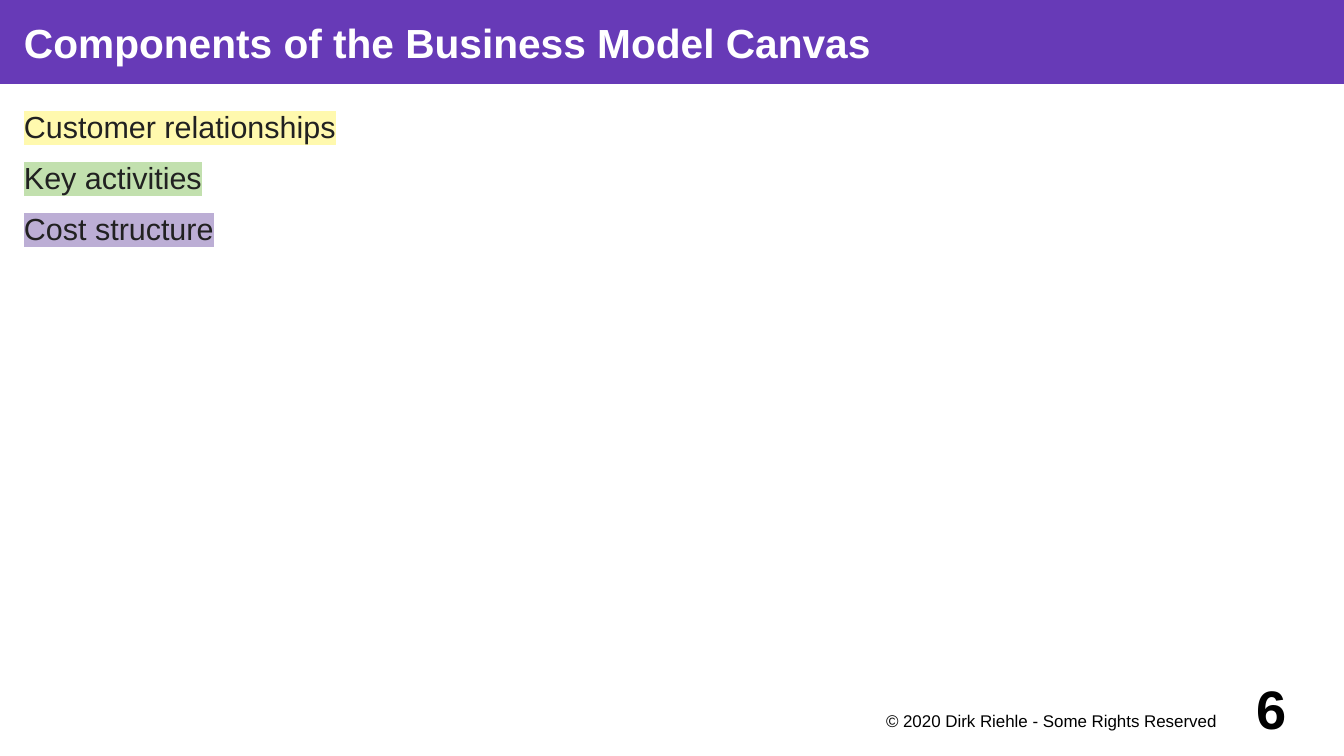
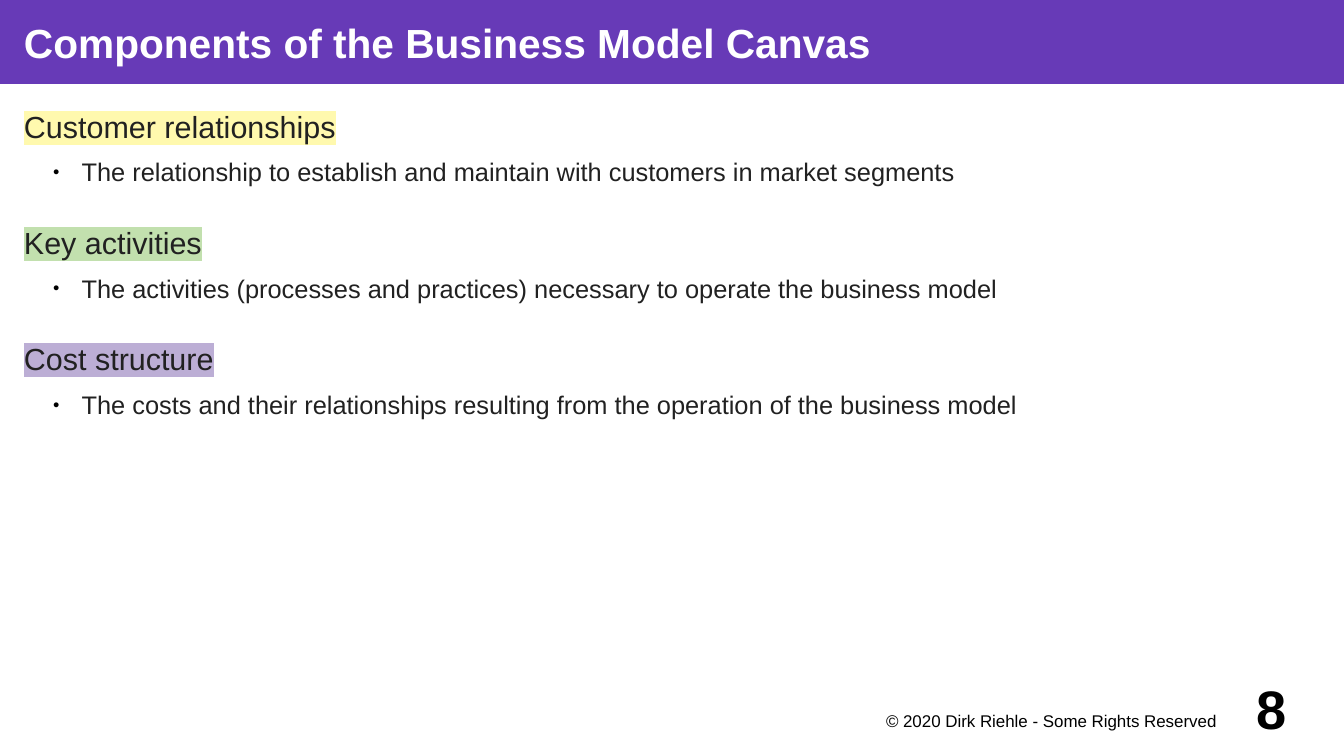
Before and after one commit to dirkriehle/coss-course, a slide deck: slide 8 of Lecture slides/COSS A03 - The Business Model Canvas.odp (slide 6 before the commit). Drawn at 1344x756 pixels with LibreOffice and Linux fonts; fonts in the diff are those of the drawing. Boxes give left, top, right and bottom in pixels: in the first picture for what was removed or moved away, otherwise in the second. Text is boxed around its words. In the diff, an @@ line names an element or a change of style, - is before the commit and + after.

```diff
--- a/Lecture slides/COSS A03 - The Business Model Canvas.odp
+++ b/Lecture slides/COSS A03 - The Business Model Canvas.odp
@@ text at (x1=82, y1=162, x2=954, y2=187): paragraph added @@
+  ● The relationship to establish and maintain with customers in market segments
@@ text at (x1=82, y1=279, x2=997, y2=303): paragraph added @@
+  ● The activities (processes and practices) necessary to operate the business model
@@ text at (x1=82, y1=395, x2=1016, y2=419): paragraph added @@
+  ● The costs and their relationships resulting from the operation of the business model
@@ page number at (x1=1257, y1=691, x2=1287, y2=730): text changed @@
-6
+8
```
Also in this commit, not shown: 4 other slides changed, 2 slides added, 28 other files.
